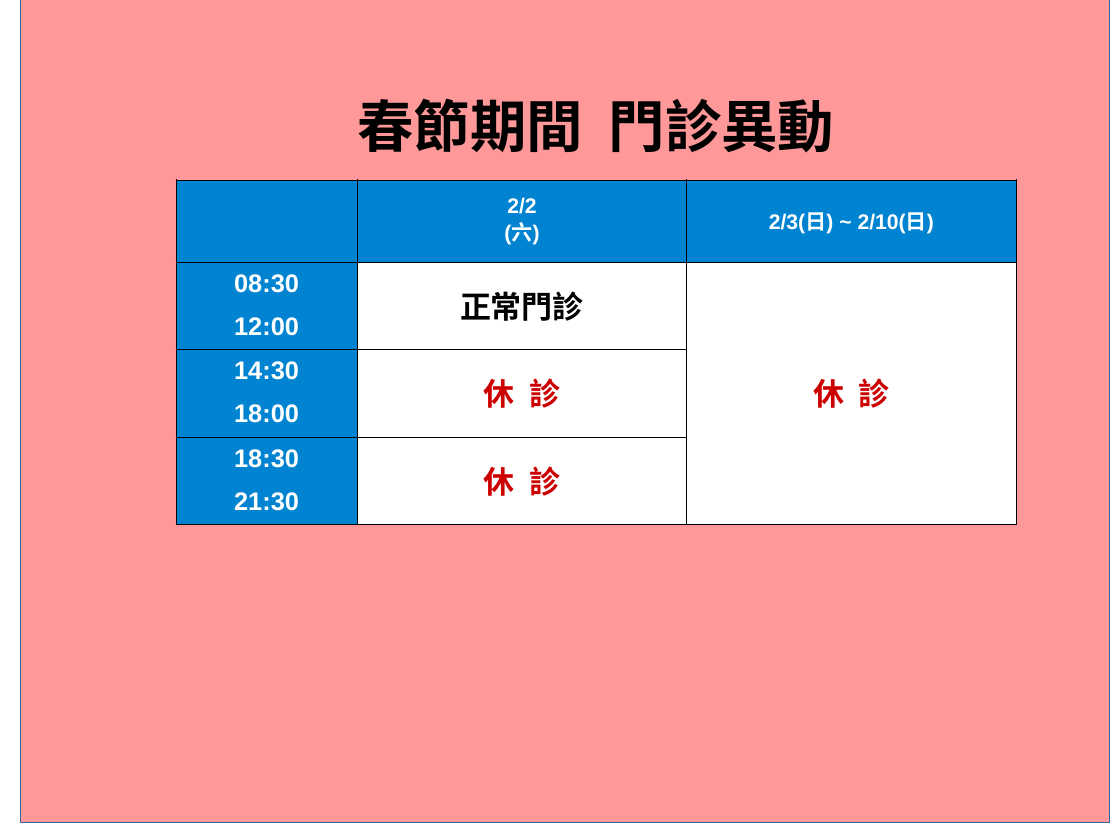
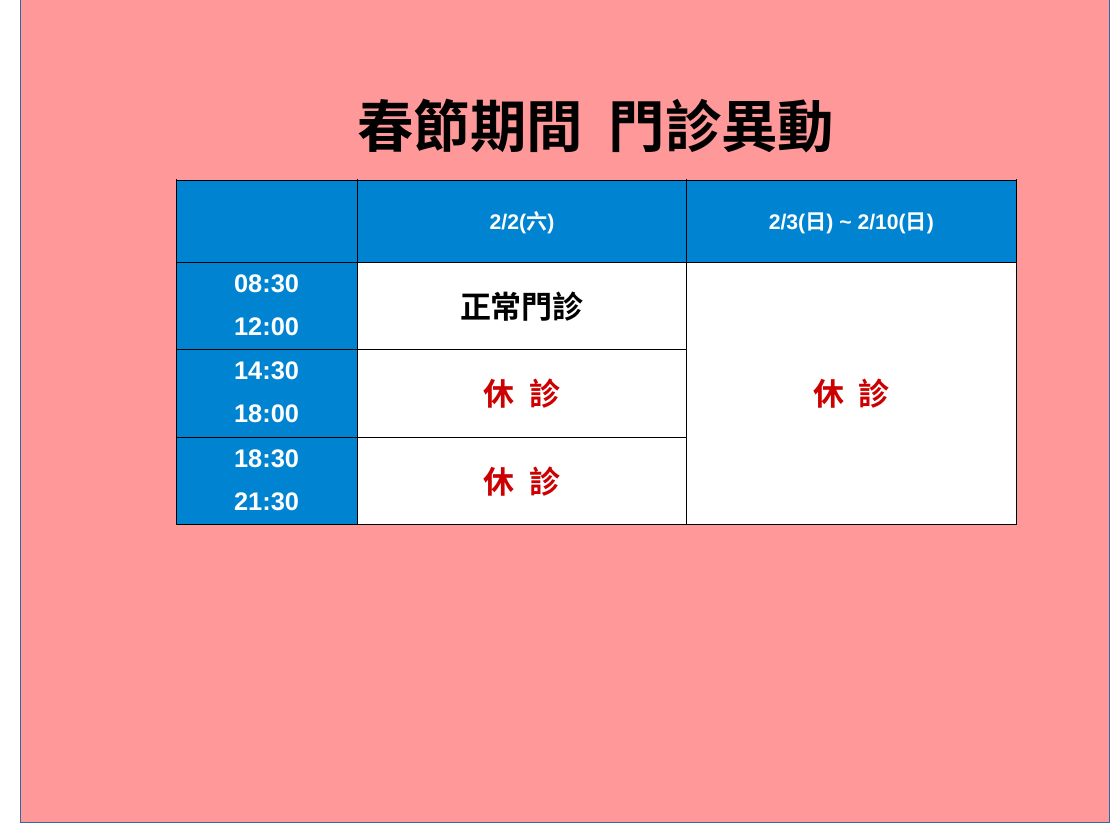
Before and after one commit to charming-clinic/charming-clinic.github.io, a slide deck: slide 1 of image/time2016.odp. Drawn at 1120x840 pixels with LibreOffice and Linux fonts; fonts in the diff are those of the drawing. Boxes give left, top, right and bottom in pixels: in the first picture for what was removed or moved away, otherwise in the second. Text is boxed around its words. In the diff, an @@ line names an element or a change of style, - is before the commit and + after.

```diff
--- a/image/time2016.odp
+++ b/image/time2016.odp
@@ table at (176,180,1016,524) @@
-row 1, column 2: 2/2 / (六)
+row 1, column 2: 2/2(六)
```
Also in this commit, not shown: 1 other file.
